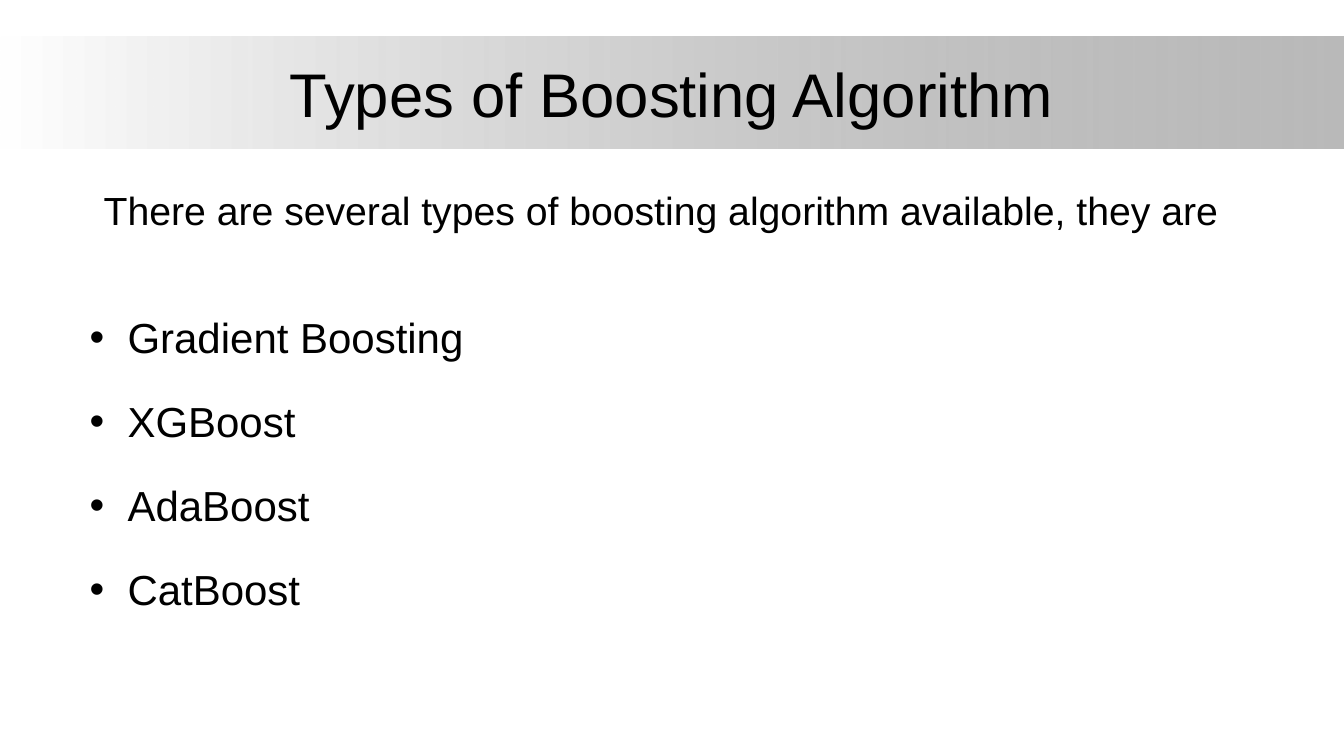
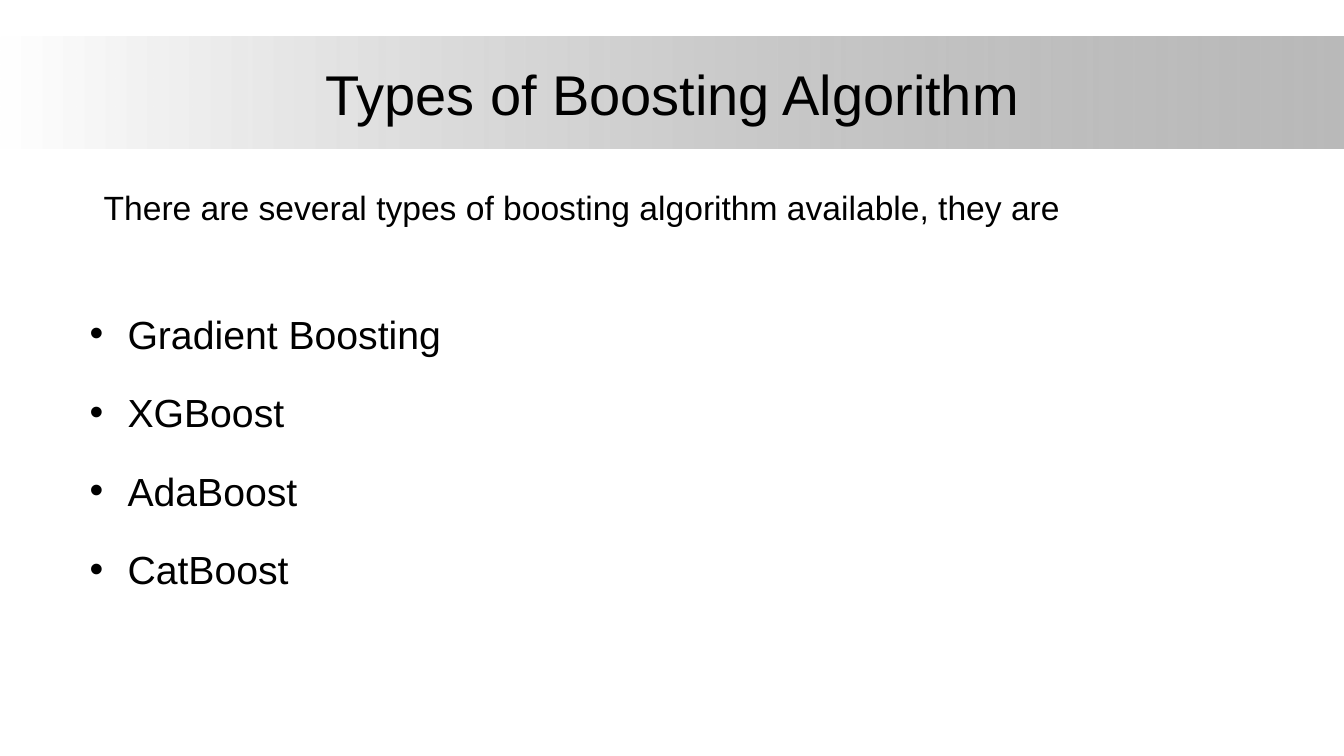
Before and after one commit to ThanigaivelGanapathi/Regression, a slide deck: slide 4 of Boosting Algorithm/Boosting Algorithm.pptx. Drawn at 1344x756 pixels with LibreOffice and Linux fonts; fonts in the diff are those of the drawing; background and template pictures are left out. Boxes give left, top, right and bottom in pixels: in the first picture for what was removed or moved away, otherwise in the second. Text is boxed around its words. In the diff, an @@ line names an element or a change of style, - is before the commit and + after.

```diff
--- a/Boosting Algorithm/Boosting Algorithm.pptx
+++ b/Boosting Algorithm/Boosting Algorithm.pptx
@@ title "Types of Boosting Algorithm" at [325,74,1018,125]: size 44 to 40 pt @@
@@ text "There are several types of ..." at [104,195,1060,227]: size 28 to 24 pt @@
@@ text "Gradient Boosting" at [128,320,441,585]: size 30 to 28 pt @@
```
Also in this commit, not shown: 6 other slides changed.
